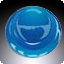
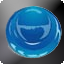
Layer changes from the first 64 x 64 image to the second:
pixels changed over left=0, top=0, right=64, bottom=64 (layer not identified)
